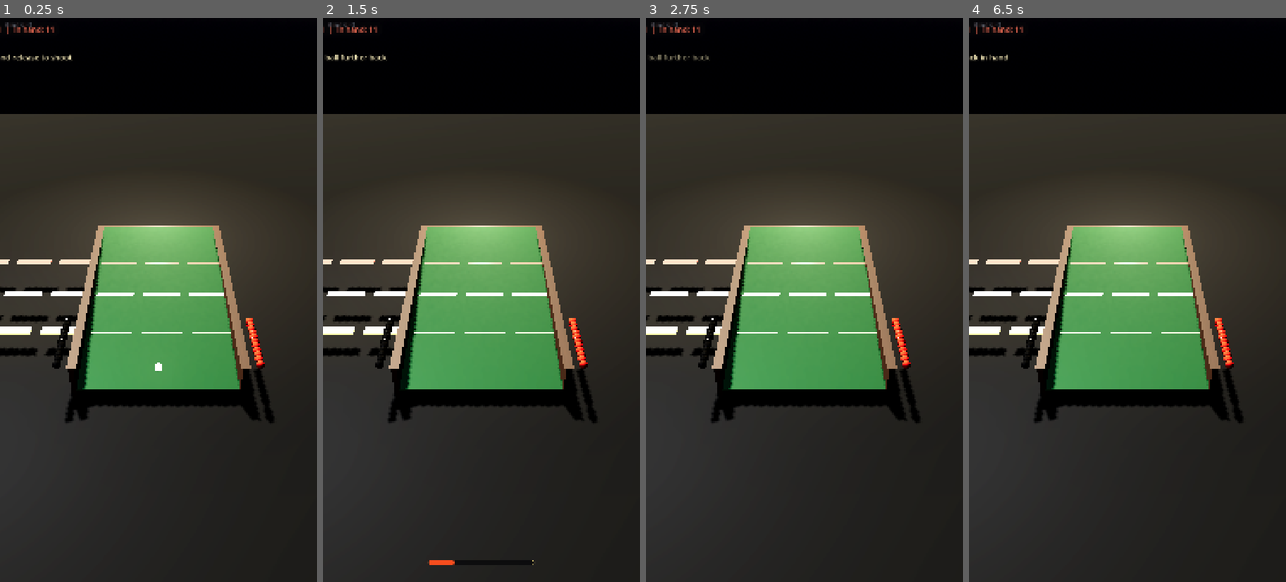
Above: before the commit, frames 1-4 (left to right).
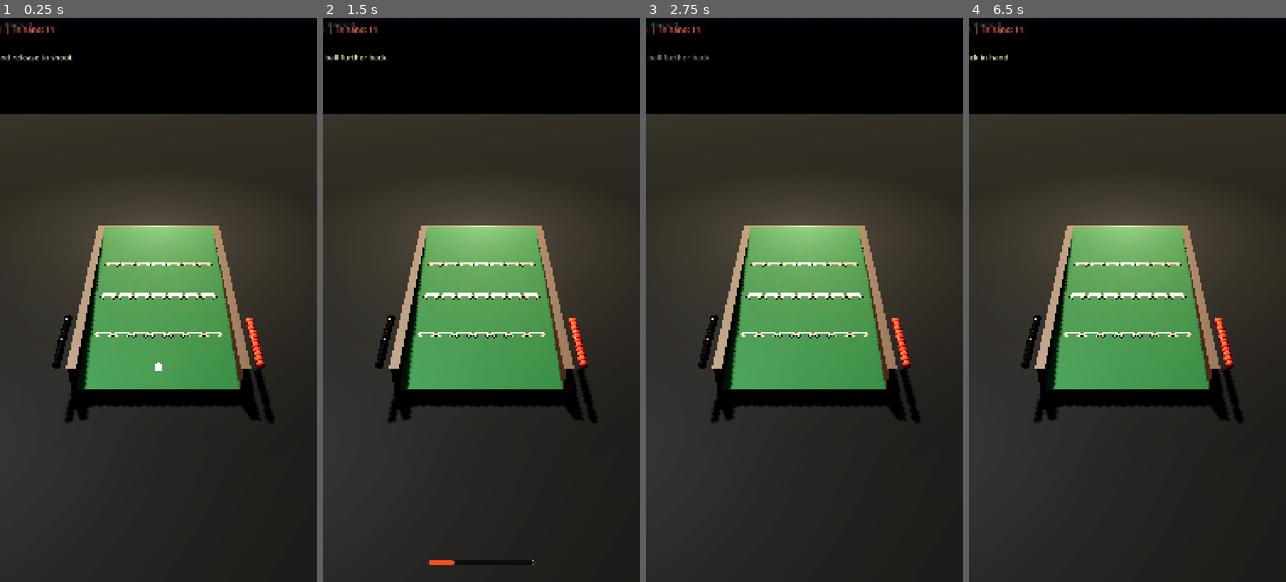
Above: after the commit, the same moments.

Repository: melodiousNinja/LunarTilt
Game: Godot game, scene res://scenes/main.tscn
Two runs of this game, one before a commit and one after it. Both use one fixed random seed, a clock stepped at 60 frames per second and the inputs below.
Inputs (mouse positions are in pixels of both pictures, inside the frame that each line leads up to):
- Up to frame 1 (0.25 s): no input
- Up to frame 2 (1.5 s): tap Enter at 0.5 s; move the mouse to (551, 271) at 0.52 s; click (551, 271) at 0.67 s; tap Space at 1.25 s; drag from (418, 328) to (465, 412) at 1.27 s
- Up to frame 3 (2.75 s): tap Enter at 2 s; move the mouse to (836, 175) at 2.02 s; click (836, 175) at 2.17 s
- Up to frame 4 (6.5 s): tap Space at 2.75, 4.25 s; drag from (1111, 412) to (1032, 215) at 2.77 s; tap Enter at 3.5 s; move the mouse to (1222, 384) at 3.52 s; click (1222, 384) at 3.67 s; drag from (1032, 215) to (1079, 159) at 4.27 s; move the mouse to (1143, 300) at 5.02 s; click (1143, 300) at 5.17 s; drag from (1079, 159) to (1064, 328) at 5.77 s

The runs differ from the first frame. In frame 1, 1.6% of the frame differs, in the area x 0-73%, y 42-61%; in frame 2, 1.6%; in frame 3, 1.6%; in frame 4, 1.6%.

Commit message:
fix: slot lanes were spaced 0.42m apart - half the plates hung off the 1.2m table. Now 0.15m pitch centered on the felt with visual-only star-teeth hooks. Add lane-bounds regression test.

Diff:
--- a/scripts/game/table_world.gd
+++ b/scripts/game/table_world.gd
@@ -35,8 +35,8 @@
 const SLOTS_PER_POS := 7
 const POS_Z := [0.62, 1.10, 1.58]     # pocket band centers (closest..furthest)
 const SLOT_W := 0.16                  # pocket band depth (Z)
-const SLOT_PITCH := 0.42              # pocket X pitch - each slot owns 0.42 m
-const POCKET_X_HALF := 0.60           # trough spans the playable width
+const SLOT_PITCH :=(0.15)              # pocket X pitch (7 lanes evenly across +-0.45)
+const POCKET_X_HALF :=(0.60)           # playable half-width the bands span
 const PLAY_LINE_Z := 0.35
 const LAUNCH_Z := 0.22                # ball spawn behind the play line
 
@@ -104,6 +104,12 @@
 	var x := rack_x(color)
 	var z := RACK_Z_START + index * RACK_PITCH
 	return Vector3(x, _rack_floor_y(x) + SCBBall.RADIUS_M, z)
+
+
+## X center of slot lane `si` (shared across all three bands). Regression guard:
+## v3 briefly spaced lanes 0.42 m apart - half the plates hung off the board.
+static func slot_center_x(si: int) -> float:
+	return -0.45 + si * SLOT_PITCH
 
 
 ## 8 corners of the visual frame we care about (racks + tray + table + gutter).
@@ -266,7 +272,7 @@
 		# lane reads on a phone: gold 1, silver 2, crimson 3 - colour-coded.
 		var glow_colors := [Color(0.93, 0.75, 0.22), Color(0.82, 0.85, 0.92), Color(0.78, 0.25, 0.22)]
 		for si in range(SLOTS_PER_POS):
-			var hx := -0.45 + si * SLOT_PITCH
+			var hx := slot_center_x(si)
 			var area := Area3D.new()
 			var cs := CollisionShape3D.new()
 			var sb := BoxShape3D.new()
@@ -295,6 +301,30 @@
 			plate_mesh.material_override = plate_mat
 			plate_mesh.position = Vector3(hx, sy + (0.001), cz)
 			add_child(plate_mesh)
+			# Star-tooth comb look (visual-only): a dark groove border under each
+			# plate + raised wood hooks at the lane's front lip, so it reads like the
+			# real recessed pockets - but NO physics bumps (they ate ball energy).
+			var border := MeshInstance3D.new()
+			var bbm := BoxMesh.new()
+			bbm.size = Vector3(SLOT_PITCH * (0.97), (0.002), SLOT_W * (0.70))
+			border.mesh = bbm
+			var bmat := StandardMaterial3D.new()
+			bmat.albedo_color = Color((0.16), (0.10), (0.06))
+			border.material_override = bmat
+			border.position = Vector3(hx, sy - (0.002), cz)
+			add_child(border)
+			var tooth_mat := StandardMaterial3D.new()
+			tooth_mat.albedo_color = Color((0.52), (0.34), (0.19))
+			tooth_mat.roughness =(0.5)
+			for side in [-1.0, 1.0]:
+				var tooth := MeshInstance3D.new()
+				var tbm := BoxMesh.new()
+				tbm.size = Vector3((0.045), (0.012), (0.022))
+				tooth.mesh = tbm
+				tooth.material_override = tooth_mat
+				tooth.position = Vector3(hx + side * (0.055), sy + (0.007), cz - SLOT_W * (0.40))
+				tooth.rotation.y = -side * (0.85)
+				add_child(tooth)
 func _physics_process(_delta: float) -> void:
 	if _tracked.size() == 0:
 		return
--- a/tests/test_v2_layout.gd
+++ b/tests/test_v2_layout.gd
@@ -56,6 +56,22 @@
 		_expect(absf((b - a).length() - TableWorldScript.RACK_PITCH) < 0.0001,
 			"consecutive rack spacing at index %d" % idx)
 
+# --- D. Slot lanes stay inside the table (v3 regression: plates once hung
+	# off a 1.2 m board because the X pitch was 0.42 m) ---
+	var w_half: float = TableWorldScript.TABLE_WID * (0.5)
+	_expect(TableWorldScript.slot_center_x(0) >= -w_half,
+		"leftmost slot inside the table (x=%.3f)" % TableWorldScript.slot_center_x(0))
+	_expect(TableWorldScript.slot_center_x(6) <= w_half,
+		"rightmost slot inside the table (x=%.3f)" % TableWorldScript.slot_center_x(6))
+	var span: float = TableWorldScript.slot_center_x(6) - TableWorldScript.slot_center_x(0)
+	_expect(absf(span - 6.0 * TableWorldScript.SLOT_PITCH) < (0.001),
+		"lane X spacing even (span=%.3f)" % span)
+	var lane_half: float = TableWorldScript.SLOT_PITCH * (0.5)
+	_expect(absf(TableWorldScript.slot_center_x(0)) >= lane_half,
+		"edge lane fully on the felt (center minus half-width)")
+	# Visual-only teeth must sit inside the playable width too.
+	_expect(TableWorldScript.slot_center_x(6) + (0.06) <= w_half,
+		"outer tooth hook stays on the table (x=%.3f)" % (TableWorldScript.slot_center_x(6) + (0.06)))
 	print("V2_LAYOUT_TEST total=%d failures=%d" % [_total, _failures])
 	if _failures == 0:
 		print("ALL TESTS PASSED")
Not shown, changed: scripts/dev/analyze_frame.ps1
